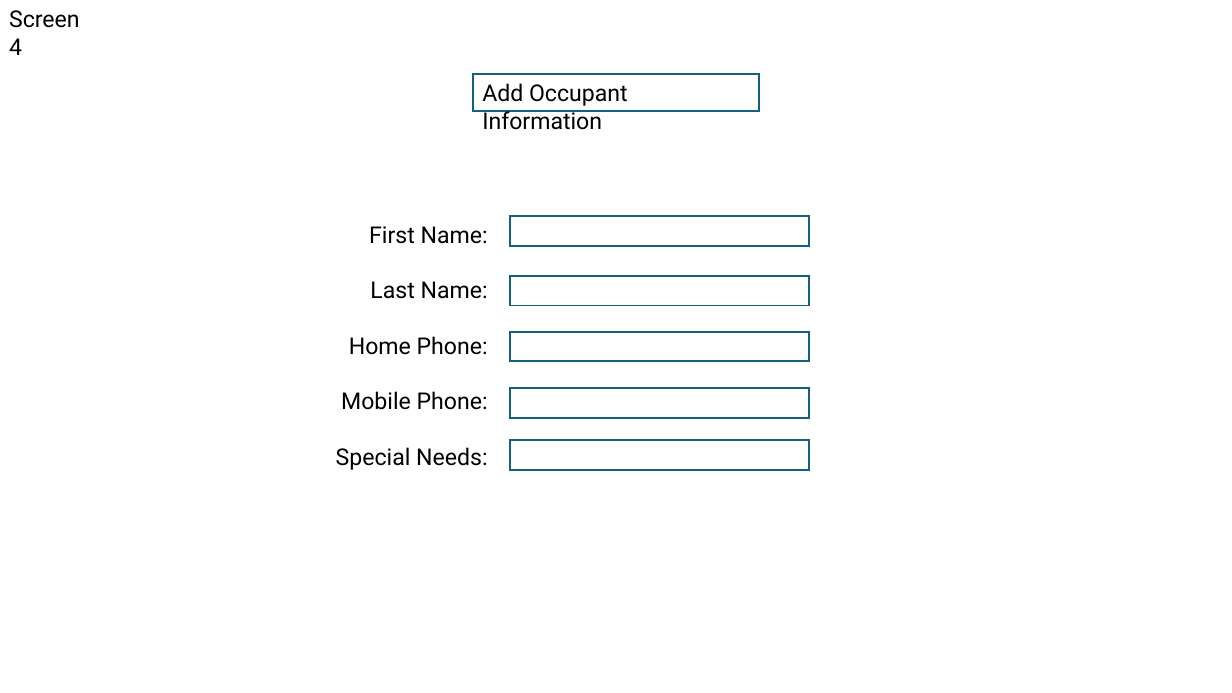
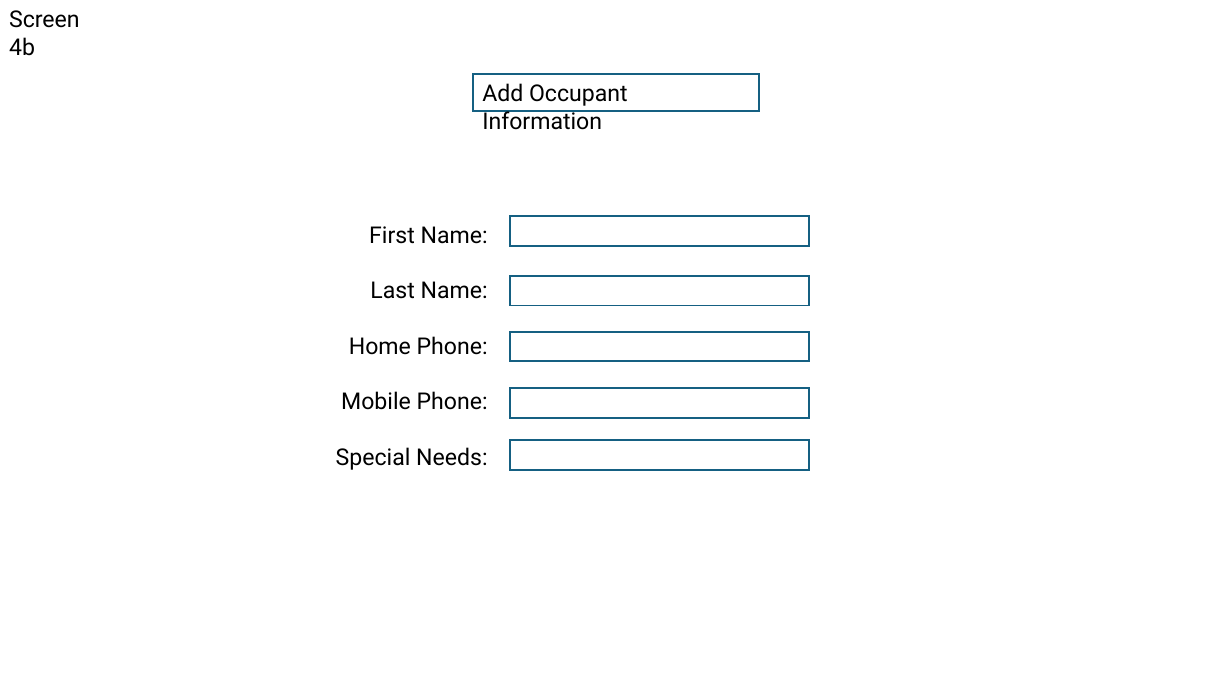
Before and after one commit to jdevr1es/DotnetSlides, a slide deck: slide 6 of MSSA Project Demo.pptx. Drawn at 1232x693 pixels with LibreOffice and Linux fonts; fonts in the diff are those of the drawing. Boxes give left, top, right and bottom in pixels: in the first picture for what was removed or moved away, otherwise in the second. Text is boxed around its words. In the diff, an @@ line names an element or a change of style, - is before the commit and + after.

```diff
--- a/MSSA Project Demo.pptx
+++ b/MSSA Project Demo.pptx
@@ text at (9, 10, 80, 56): text changed @@
-Screen 4
+Screen 4b
```
Also in this commit, not shown: 4 other slides changed, 1 slide added, 1 other file.
